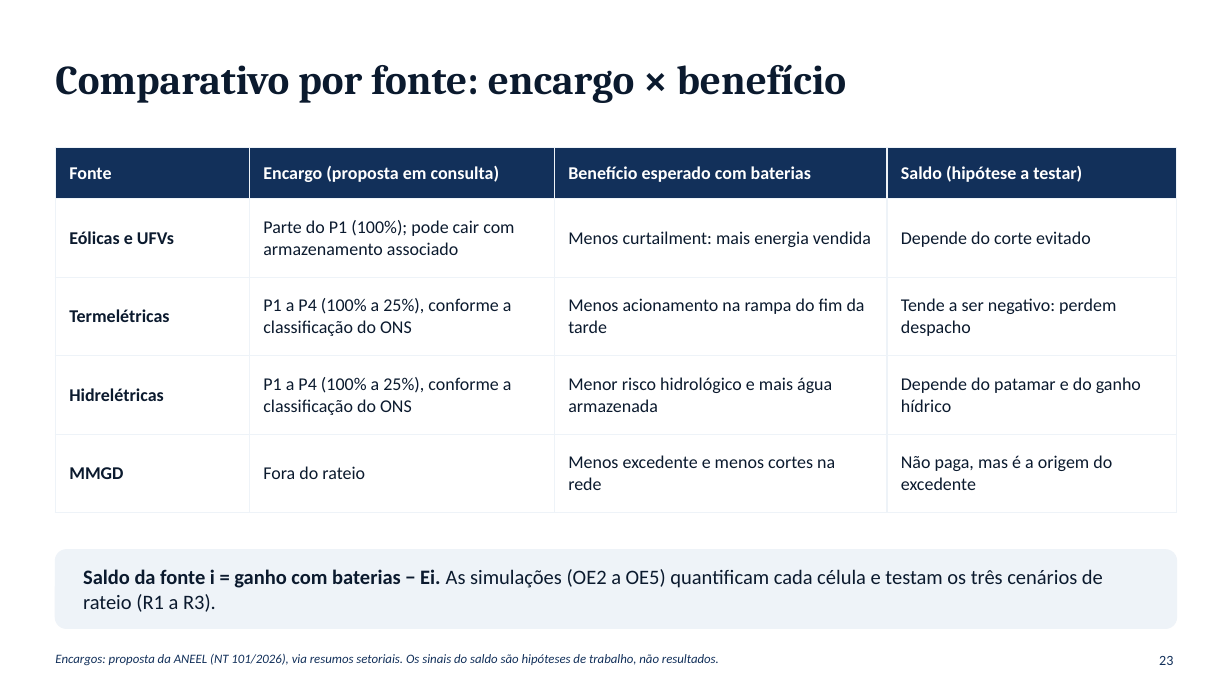
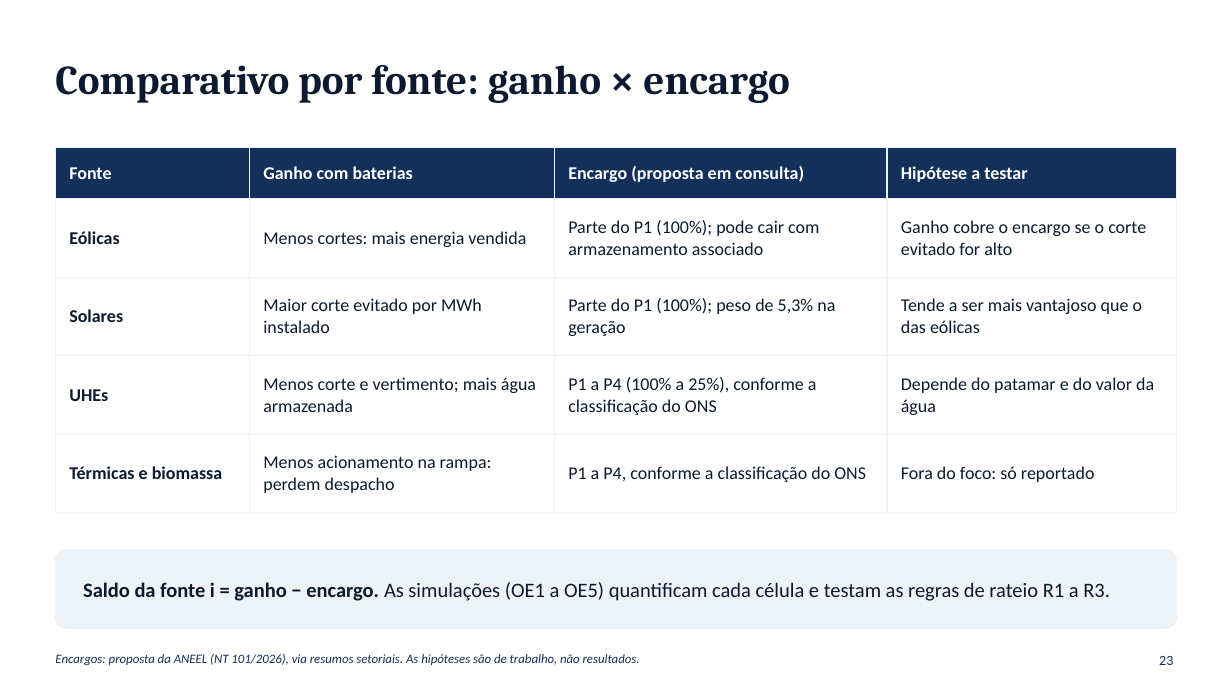
Before and after one commit to RonaldoSouza74/Instituto-de-Economia, a slide deck: slide 23 of Baterias_SIN_Economia_Setor_Eletrico_I.pptx. Drawn at 1232x693 pixels with LibreOffice and Linux fonts; fonts in the diff are those of the drawing. Boxes give left, top, right and bottom in pixels: in the first picture for what was removed or moved away, otherwise in the second. Text is boxed around its words. In the diff, an @@ line names an element or a change of style, - is before the commit and + after.

```diff
--- a/Baterias_SIN_Economia_Setor_Eletrico_I.pptx
+++ b/Baterias_SIN_Economia_Setor_Eletrico_I.pptx
@@ title at (55, 65, 789, 103): text changed @@
-Comparativo por fonte: encargo × benefício
+Comparativo por fonte: ganho × encargo
@@ table at (55, 148, 1177, 497) @@
-row 1: Fonte | Encargo (proposta em consulta) | Benefício esperado com baterias | Saldo (hipótese a testar)
+row 1: Fonte | Ganho com baterias | Encargo (proposta em consulta) | Hipótese a testar
-row 2: Eólicas e UFVs | Parte do P1 (100%); pode cair com armazenamento associado | Menos curtailment: mais energia vendida | Depende do corte evitado
+row 2: Eólicas | Menos cortes: mais energia vendida | Parte do P1 (100%); pode cair com armazenamento associado | Ganho cobre o encargo se o corte evitado for alto
-row 3: Termelétricas | P1 a P4 (100% a 25%), conforme a classificação do ONS | Menos acionamento na rampa do fim da tarde | Tende a ser negativo: perdem despacho
+row 3: Solares | Maior corte evitado por MWh instalado | Parte do P1 (100%); peso de 5,3% na geração | Tende a ser mais vantajoso que o das eólicas
-row 4: Hidrelétricas | P1 a P4 (100% a 25%), conforme a classificação do ONS | Menor risco hidrológico e mais água armazenada | Depende do patamar e do ganho hídrico
+row 4: UHEs | Menos corte e vertimento; mais água armazenada | P1 a P4 (100% a 25%), conforme a classificação do ONS | Depende do patamar e do valor da água
-row 5: MMGD | Fora do rateio | Menos excedente e menos cortes na rede | Não paga, mas é a origem do excedente
+row 5: Térmicas e biomassa | Menos acionamento na rampa: perdem despacho | P1 a P4, conforme a classificação do ONS | Fora do foco: só reportado
@@ text at (83, 582, 1110, 601): text changed @@
-Saldo da fonte i = ganho com baterias − Ei. As simulações (OE2 a OE5) quantificam cada célula e testam os três cenários de rateio (R1 a R3).
+Saldo da fonte i = ganho − encargo. As simulações (OE1 a OE5) quantificam cada célula e testam as regras de rateio R1 a R3.
@@ text at (55, 654, 640, 666): text changed @@
-Encargos: proposta da ANEEL (NT 101/2026), via resumos setoriais. Os sinais do saldo são hipóteses de trabalho, não resultados.
+Encargos: proposta da ANEEL (NT 101/2026), via resumos setoriais. As hipóteses são de trabalho, não resultados.
```
Also in this commit, not shown: 15 other slides changed, 2 slides added, 2 slides removed.
